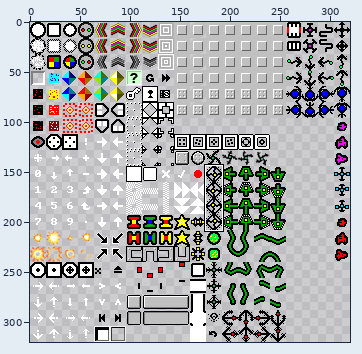
A sprite sheet gets an edit: res/kye.png. The picture above shows the old version from afar; the outline marks the close-up.
Close-up. Before the commit:
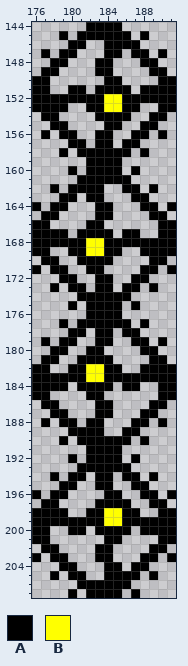
The file is 320x320 pixels. Pixels under 10% opacity are left out. Colours within 5 levels of each other are drawn and written as one. Shown: x 176..191, y 144..207.
Palette (. is transparent): A #000000  B #ffff00
Pixels before, first column x 176:
144 ......AAAA......
145 ...A.AAAAAA.A...
146 ....AA..AAAA....
147 .A.AA...AA.AA.A.
148 ..AA...AA...AA..
149 .AA....AA....AA.
150 AA......AA....AA
151 AA..AA.AAAA.AAAA
152 AAAAAAAABBAAAAAA
153 AAAA..AABBAA..AA
154 .AA....AAAA..AA.
155 ..AA....AA..AA..
156 .A.AA..AA..AA.A.
157 ....AA.AA.AA....
158 ...A.AAAAAA.A...
159 ......AAAA......
160 ....A.AAAA.A....
161 .....AAAAAA.....
162 ..A.AAAA..AA.A..
163 ...AA.AA...AA...
164 A.AA...AA...AA.A
165 .AA....AA....AA.
166 AA....AA......AA
167 AAAA.AAAA.AA..AA
168 AAAAAABBAAAAAAAA
169 AA..AABBAA..AAAA
170 .AA..AAAA....AA.
171 A.AA..AA....AA.A
172 ...AA..AA..AA...
173 ..A.AA.AA.AA.A..
174 .....AAAAAA.....
175 ....A.AAAA.A....
176 ......AAAA......
177 ...A.AAAAAA.A...
178 ....AA.AA.AA....
179 .A.AA..AA..AA.A.
180 ..AA..AA....AA..
181 .AA..AAAA....AA.
182 AA..AABBAA..AAAA
183 AAAAAABBAAAAAAAA
184 AAAA.AAAA.AA..AA
185 AA....AA......AA
186 .AA....AA....AA.
187 ..AA...AA...AA..
188 .A.AA.AA...AA.A.
189 ....AAAA..AA....
190 ...A.AAAAAA.A...
191 ......AAAA......
192 ....A.AAAA.A....
193 .....AAAAAA.....
194 ..A.AA.AA.AA.A..
195 ...AA..AA..AA...
196 A.AA....AA..AA.A
197 .AA....AAAA..AA.
198 AAAA..AABBAA..AA
199 AAAAAAAABBAAAAAA
200 AA..AA.AAAA.AAAA
201 AA......AA....AA
202 .AA....AA....AA.
203 A.AA...AA...AA.A
204 ...AA...AA.AA...
205 ..A.AA..AAAA.A..
206 .....AAAAAA.....
207 ....A.AAAA.A....
Once edited:
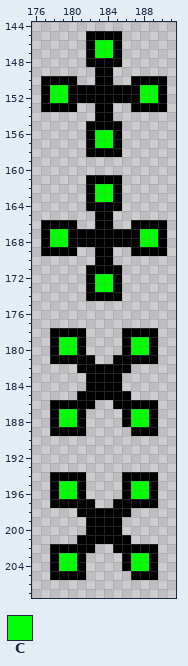
Colours new in this view: C #04fe04
Changes in this commit:
y 144: x 182..185 AAAA -> ....
y 145: x 179 A -> .; x 181 A -> .; x 186 A -> .; x 188 A -> .
y 146: x 180..184 AA..A -> ..ACC; x 186..187 AA -> ..
y 147: x 177 A -> .; x 179..180 AA -> ..; x 182..184 ..A -> ACC; x 187..188 AA -> ..; x 190 A -> .
y 148: x 178..179 AA -> ..; x 182 . -> A; x 185 . -> A; x 188..189 AA -> ..
y 149: x 177..178 AA -> ..; x 189..190 AA -> ..
y 150: x 176 A -> .; x 178..180 ... -> AAA; x 183 . -> A; x 185 A -> .; x 187..189 ... -> AAA; x 191 A -> .
y 151: x 176 A -> .; x 178..179 .. -> CC; x 182 . -> A; x 187..189 .AA -> ACC; x 191 A -> .
y 152: x 176 A -> .; x 178..179 AA -> CC; x 184..185 BB -> AA; x 188..189 AA -> CC; x 191 A -> .
y 153: x 176 A -> .; x 180 . -> A; x 182 A -> .; x 184..186 BBA -> A..; x 188..189 .. -> AA; x 191 A -> .
y 154: x 177..178 AA -> ..; x 185..186 AA -> ..; x 189..190 AA -> ..
y 155: x 178..179 AA -> ..; x 182..183 .. -> AA; x 188..189 AA -> ..
y 156: x 177 A -> .; x 179..180 AA -> ..; x 182..185 .AA. -> ACCA; x 187..188 AA -> ..; x 190 A -> .
y 157: x 180..187 AA.AA.AA -> ..ACCA..
y 158: x 179 A -> .; x 181 A -> .; x 186 A -> .; x 188 A -> .
y 159: x 182..185 AAAA -> ....
y 160: x 180 A -> .; x 182..185 AAAA -> ....; x 187 A -> .
y 161: x 181 A -> .; x 186 A -> .
y 162: x 178 A -> .; x 180..181 AA -> ..; x 183..187 A..AA -> CCA..; x 189 A -> .
y 163: x 179..180 AA -> ..; x 183..185 A.. -> CCA; x 187..188 AA -> ..
y 164: x 176 A -> .; x 178..179 AA -> ..; x 182 . -> A; x 185 . -> A; x 188..189 AA -> ..; x 191 A -> .
y 165: x 177..178 AA -> ..; x 189..190 AA -> ..
y 166: x 176 A -> .; x 178..180 ... -> AAA; x 182 A -> .; x 184 . -> A; x 187..189 ... -> AAA; x 191 A -> .
y 167: x 176 A -> .; x 178..180 AA. -> CCA; x 185 . -> A; x 188..189 .. -> CC; x 191 A -> .
y 168: x 176 A -> .; x 178..179 AA -> CC; x 182..183 BB -> AA; x 188..189 AA -> CC; x 191 A -> .
y 169: x 176 A -> .; x 178..179 .. -> AA; x 181..183 ABB -> ..A; x 185 A -> .; x 187 . -> A; x 191 A -> .
y 170: x 177..178 AA -> ..; x 181..182 AA -> ..; x 189..190 AA -> ..
y 171: x 176 A -> .; x 178..179 AA -> ..; x 184..185 .. -> AA; x 188..189 AA -> ..; x 191 A -> .
y 172: x 179..180 AA -> ..; x 182..185 .AA. -> ACCA; x 187..188 AA -> ..
y 173: x 178 A -> .; x 180..187 AA.AA.AA -> ..ACCA..; x 189 A -> .
y 174: x 181 A -> .; x 186 A -> .
y 175: x 180 A -> .; x 182..185 AAAA -> ....; x 187 A -> .
y 176: x 182..185 AAAA -> ....
y 177: x 179 A -> .; x 181..186 AAAAAA -> ......; x 188 A -> .
y 178: x 178..179 .. -> AA; x 183..184 AA -> ..; x 188..189 .. -> AA
y 179: x 177..181 A.AA. -> .ACCA; x 183..184 AA -> ..; x 186..190 .AA.A -> ACCA.
y 180: x 179..183 A..AA -> CCA..; x 186..188 ..A -> ACC
y 181: x 177 A -> .; x 179..180 .. -> AA; x 183..188 AA.... -> ..AAAA; x 190 A -> .
y 182: x 176..177 AA -> ..; x 180 A -> .; x 182..183 BB -> AA; x 186 . -> A; x 188..191 AAAA -> ....
y 183: x 176..183 AAAAAABB -> ......AA; x 186..191 AAAAAA -> ......
y 184: x 176..179 AAAA -> ....; x 181 A -> .; x 185..187 .AA -> A..; x 190..191 AA -> ..
y 185: x 176..177 AA -> ..; x 181 . -> A; x 184..186 ... -> AAA; x 190..191 AA -> ..
y 186: x 177 A -> .; x 179..188 ....AA.... -> AAAA..AAAA; x 190 A -> .
y 187: x 179..181 A.. -> CCA; x 183..184 AA -> ..; x 186..188 ..A -> ACC
y 188: x 177..183 A.AA.AA -> .ACCA..; x 186..190 .AA.A -> ACCA.
y 189: x 178..179 .. -> AA; x 182..183 AA -> ..; x 186 A -> .; x 188..189 .. -> AA
y 190: x 179 A -> .; x 181..186 AAAAAA -> ......; x 188 A -> .
y 191: x 182..185 AAAA -> ....
y 192: x 180 A -> .; x 182..185 AAAA -> ....; x 187 A -> .
y 193: x 181..186 AAAAAA -> ......
y 194: x 179 . -> A; x 183..184 AA -> ..; x 188 . -> A
y 195: x 178..181 .AA. -> ACCA; x 183..184 AA -> ..; x 186..189 .AA. -> ACCA
y 196: x 176 A -> .; x 179..181 A.. -> CCA; x 184..188 AA..A -> ..ACC; x 191 A -> .
y 197: x 177 A -> .; x 179..184 ....AA -> AAAA..; x 187..188 .. -> AA; x 190 A -> .
y 198: x 176..179 AAAA -> ....; x 181 . -> A; x 184..185 BB -> AA; x 187 A -> .; x 190..191 AA -> ..
y 199: x 176..181 AAAAAA -> ......; x 184..191 BBAAAAAA -> AA......
y 200: x 176..177 AA -> ..; x 180..182 AA. -> ..A; x 186 A -> .; x 188..191 AAAA -> ....
y 201: x 176..177 AA -> ..; x 181..183 ... -> AAA; x 186 . -> A; x 190..191 AA -> ..
y 202: x 177 A -> .; x 179..188 ....AA.... -> AAAA..AAAA; x 190 A -> .
y 203: x 176 A -> .; x 179..181 A.. -> CCA; x 183..184 AA -> ..; x 186..188 ..A -> ACC; x 191 A -> .
y 204: x 178..181 .AA. -> ACCA; x 184..189 AA.AA. -> ..ACCA
y 205: x 179 . -> A; x 184..186 AAA -> ...; x 188 . -> A
y 206: x 181..186 AAAAAA -> ......
y 207: x 180 A -> .; x 182..185 AAAA -> ....; x 187 A -> .
Where, in picture pixels (left, top, right, bottom), the same in both close-ups:
changed: (32, 22, 176, 598)
